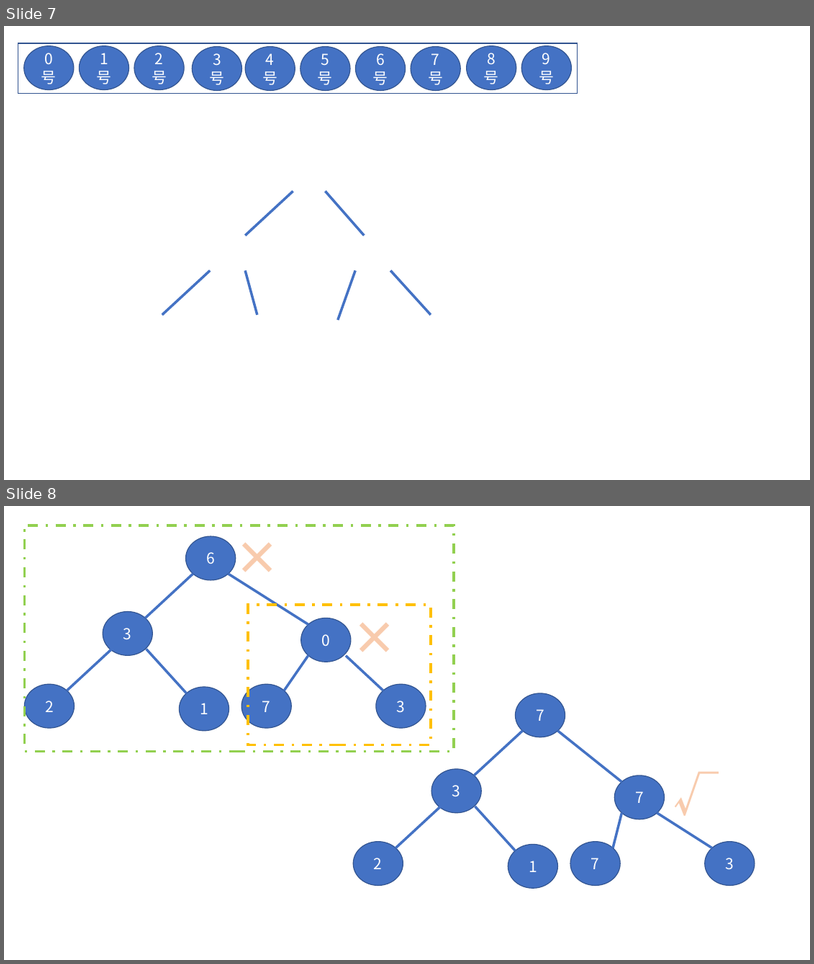
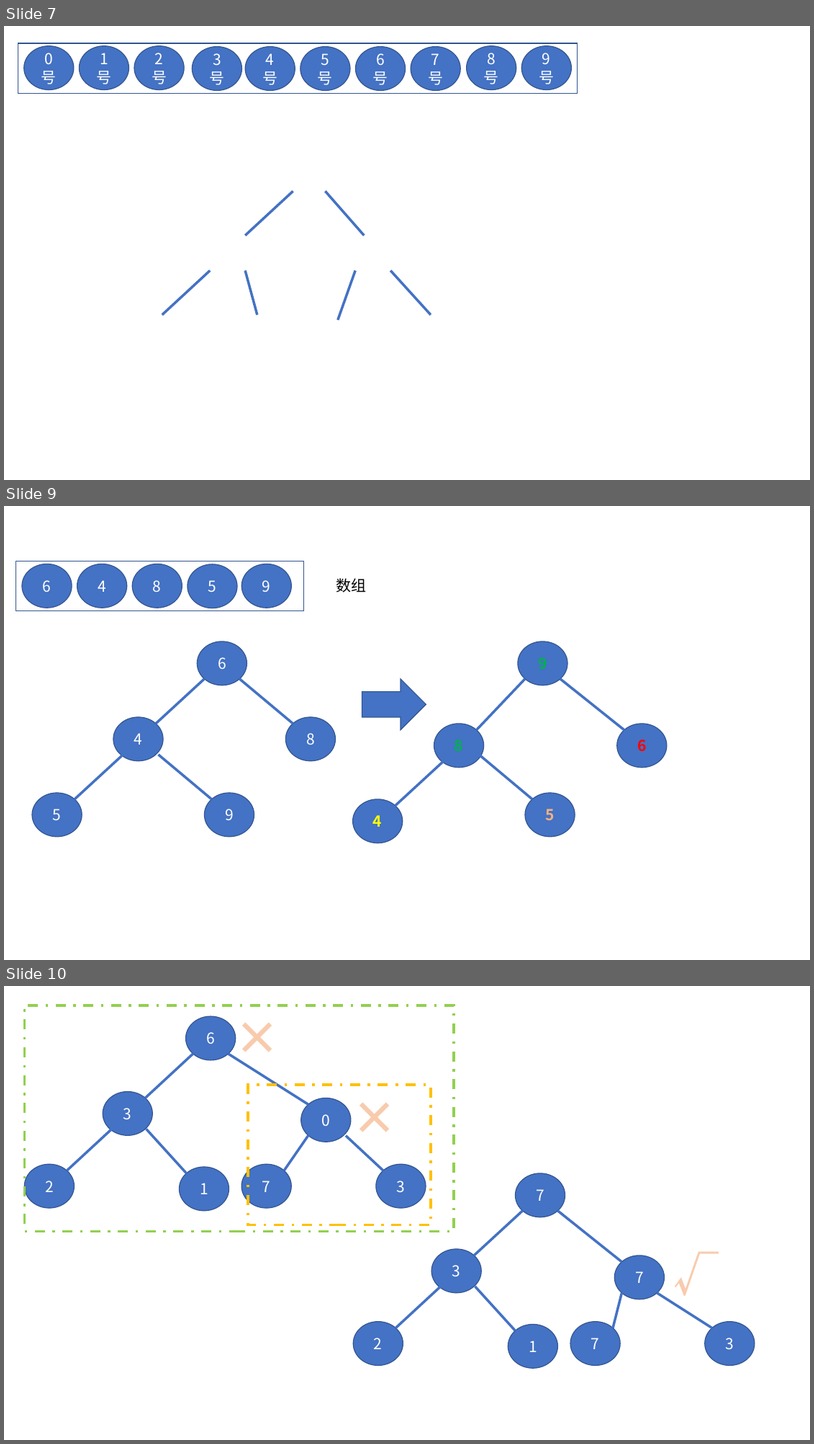
Before and after one commit to codefool0307/Codefool0307_Blog, a slide deck: docs/2.Study/10.algorithm/gif/gif制作.pptx. Shown one above the other, each under a label of ours: slides 7 and 8 before the commit, slides 7, 9 and 10 after it; the slides between them are not shown. The pictures are 814x964 and 814x1444 pixels, drawn with LibreOffice and Linux fonts; fonts in the diff are those of the drawing. Boxes give left, top, right and bottom in pixels: in the first picture for what was removed or moved away, otherwise in the second. Text is boxed around its words. In the diff, an @@ line names an element or a change of style, - is before the commit and + after.

```diff
--- a/docs/2.Study/10.algorithm/gif/gif制作.pptx
+++ b/docs/2.Study/10.algorithm/gif/gif制作.pptx
@@ slide 9 added at box(4, 506, 810, 960), background #FFFFFF @@
@@ rectangle added at box(16, 561, 304, 610), outline #325491 1 pt @@
@@ ellipse added at box(22, 564, 72, 608), fill #4472C4, outline #325491 1 pt, 18 pt, text #FFFFFF @@
+6
@@ ellipse added at box(77, 564, 127, 608), fill #4472C4, outline #325491 1 pt, 18 pt, text #FFFFFF @@
+4
@@ ellipse added at box(132, 564, 182, 608), fill #4472C4, outline #325491 1 pt, 18 pt, text #FFFFFF @@
+8
@@ ellipse added at box(188, 564, 237, 608), fill #4472C4, outline #325491 1 pt, 18 pt, text #FFFFFF @@
+5
@@ ellipse added at box(242, 564, 291, 608), fill #4472C4, outline #325491 1 pt, 18 pt, text #FFFFFF @@
+9
@@ text added at box(336, 578, 366, 592), 18 pt, text #000000 @@
+数组
@@ ellipse added at box(197, 641, 247, 686), fill #4472C4, outline #325491 1 pt, 18 pt, text #FFFFFF @@
+6
@@ ellipse added at box(518, 641, 568, 686), fill #4472C4, outline #325491 1 pt, 18 pt, text #00B050, bold @@
+9
@@ line added from (204, 679) to (156, 723), #4472C4 3 pt @@
@@ line added from (240, 679) to (293, 723), #4472C4 3 pt @@
@@ right arrow added at box(362, 679, 426, 730), fill #4472C4, outline #325491 1 pt @@
@@ line added from (525, 679) to (477, 730), #4472C4 3 pt @@
@@ line added from (561, 679) to (625, 730), #4472C4 3 pt @@
@@ ellipse added at box(113, 717, 163, 762), fill #4472C4, outline #325491 1 pt, 18 pt, text #FFFFFF @@
+4
@@ ellipse added at box(286, 717, 335, 762), fill #4472C4, outline #325491 1 pt, 18 pt, text #FFFFFF @@
+8
@@ ellipse added at box(434, 723, 484, 767), fill #4472C4, outline #325491 1 pt, 18 pt, text #00B050, bold @@
+8
@@ ellipse added at box(617, 723, 667, 767), fill #4472C4, outline #325491 1 pt, 18 pt, text #FF0000, bold @@
+6
@@ line added from (124, 754) to (75, 799), #4472C4 3 pt @@
@@ line added from (158, 754) to (211, 799), #4472C4 3 pt @@
@@ line added from (444, 761) to (396, 806), #4472C4 3 pt @@
@@ line added from (479, 754) to (532, 799), #4472C4 3 pt @@
@@ ellipse added at box(32, 793, 82, 837), fill #4472C4, outline #325491 1 pt, 18 pt, text #FFFFFF @@
+5
@@ ellipse added at box(204, 793, 254, 837), fill #4472C4, outline #325491 1 pt, 18 pt, text #FFFFFF @@
+9
@@ ellipse added at box(353, 799, 403, 843), fill #4472C4, outline #325491 1 pt, 18 pt, text #FFFF00, bold @@
+4
@@ ellipse added at box(525, 793, 575, 837), fill #4472C4, outline #325491 1 pt, 18 pt, text #F4B183, bold @@
+5
@@ what was slide 8 is now slide 10 @@
```
Also in this commit, not shown: 2 slides changed, 1 other slide added, 4 other files.
